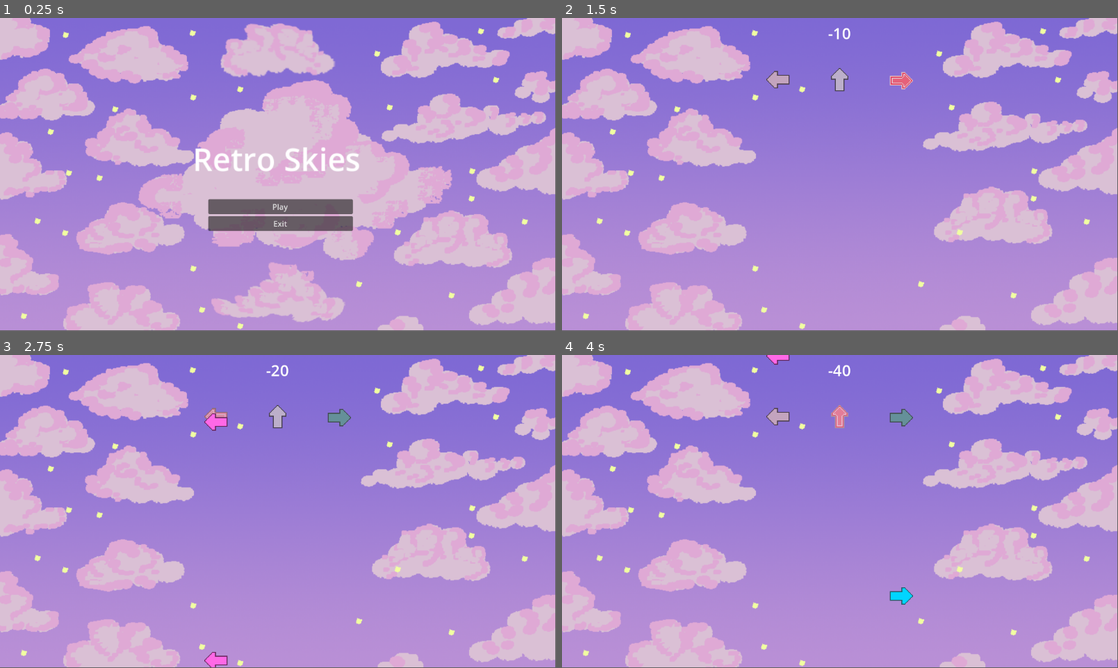
Above: before the commit, frames 1-4 (two rows, left to right).
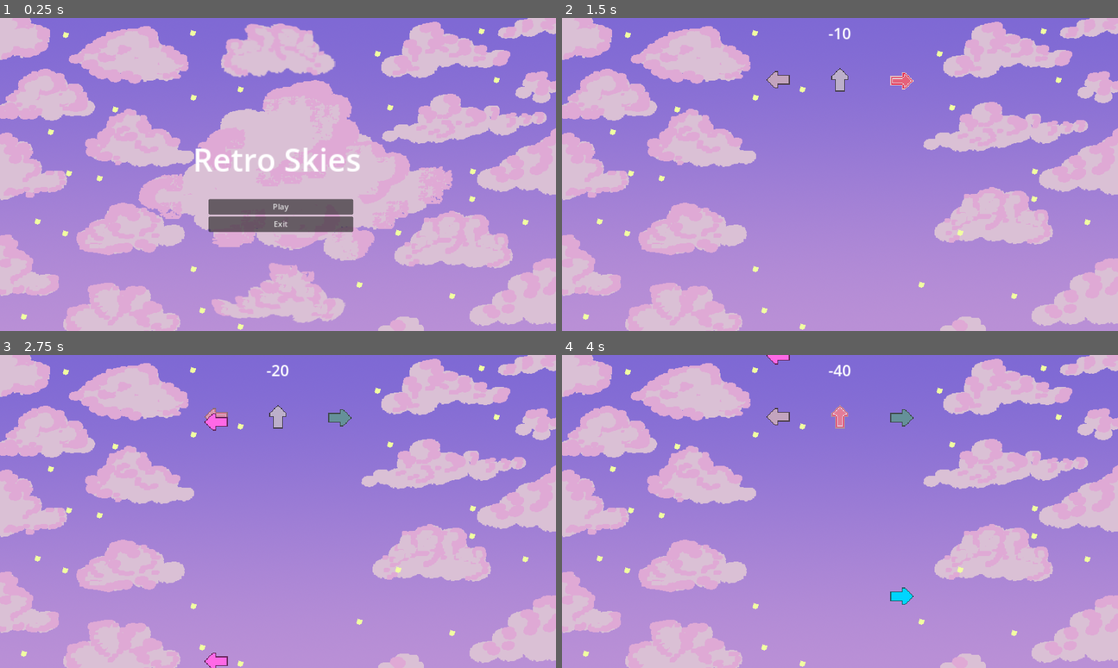
Above: after the commit, the same moments.

Repository: xKiniax/Music-Assignment-Godot
Game: Godot game, scene res://scenes/start screen.tscn
Same seed, same stepped clock (60 frames per second), same inputs: the game is played once before the commit and once after it. Sound files missing from this copy of the repository are replaced by a short silence.
Inputs:
- Up to frame 1 (0.25 s): no input
- Up to frame 2 (1.5 s): click "Play" at 0.5 s; tap Enter at 1.25 s; hold Right (ui_right) from 1.28 s (still down)
- Up to frame 3 (2.75 s): release Right (ui_right) at 2.03 s; hold Left (Left) from 2.03 s (still down)
- Up to frame 4 (4 s): release Left (Left) at 2.78 s; hold Right (ui_right) 2.78-3.53 s; hold Up (ui_up) from 3.53 s (still down)
In our replay, the window is 799x449 before the commit and 800x450 after it. These sizes can differ from the game's own. Grey fills any space a smaller window leaves; there, only what the larger window draws over its background counts as a difference.

The runs differ from the first frame. In frame 1, 2.0% of the frame differs, in the area x 0-100%, y 0-100%; in frame 2, 1.3%; in frame 3, 1.3%; in frame 4, 1.3%.

Commit message:
Beta 1.1

Diff:
--- a/music-game-project/project.godot
+++ b/music-game-project/project.godot
@@ -19,15 +19,33 @@
 
 Global="*res://scripts/Global.gd"
 
+[display]
+
+window/stretch/mode="canvas_items"
+
 [input]
 
 Left={
 "deadzone": 0.5,
 "events": [Object(InputEventKey,"resource_local_to_scene":false,"resource_name":"","device":-1,"window_id":0,"alt_press …(195 unchanged characters)…
+, Object(InputEventKey,"resource_local_to_scene":false,"resource_name":"","device":-1,"window_id":0,"alt_pressed":false,"shift_pressed":false,"ctrl_pressed":false,"meta_pressed":false,"pressed":false,"keycode":0,"physical_keycode":65,"key_label":0,"unicode":97,"location":0,"echo":false,"script":null)
 ]
 }
 pause={
 "deadzone": 0.5,
 "events": [Object(InputEventKey,"resource_local_to_scene":false,"resource_name":"","device":-1,"window_id":0,"alt_press …(195 unchanged characters)…
+, Object(InputEventKey,"resource_local_to_scene":false,"resource_name":"","device":-1,"window_id":0,"alt_pressed":false,"shift_pressed":false,"ctrl_pressed":false,"meta_pressed":false,"pressed":false,"keycode":0,"physical_keycode":4194305,"key_label":0,"unicode":0,"location":0,"echo":false,"script":null)
 ]
 }
+Right={
+"deadzone": 0.5,
+"events": [Object(InputEventKey,"resource_local_to_scene":false,"resource_name":"","device":-1,"window_id":0,"alt_pressed":false,"shift_pressed":false,"ctrl_pressed":false,"meta_pressed":false,"pressed":false,"keycode":0,"physical_keycode":68,"key_label":0,"unicode":100,"location":0,"echo":false,"script":null)
+, Object(InputEventKey,"resource_local_to_scene":false,"resource_name":"","device":-1,"window_id":0,"alt_pressed":false,"shift_pressed":false,"ctrl_pressed":false,"meta_pressed":false,"pressed":false,"keycode":0,"physical_keycode":4194321,"key_label":0,"unicode":0,"location":0,"echo":false,"script":null)
+]
+}
+Up={
+"deadzone": 0.5,
+"events": [Object(InputEventKey,"resource_local_to_scene":false,"resource_name":"","device":-1,"window_id":0,"alt_pressed":false,"shift_pressed":false,"ctrl_pressed":false,"meta_pressed":false,"pressed":false,"keycode":0,"physical_keycode":4194320,"key_label":0,"unicode":0,"location":0,"echo":false,"script":null)
+, Object(InputEventKey,"resource_local_to_scene":false,"resource_name":"","device":-1,"window_id":0,"alt_pressed":false,"shift_pressed":false,"ctrl_pressed":false,"meta_pressed":false,"pressed":false,"keycode":0,"physical_keycode":87,"key_label":0,"unicode":119,"location":0,"echo":false,"script":null)
+]
+}
--- a/music-game-project/scripts/Idle_ArrowRight.gd
+++ b/music-game-project/scripts/Idle_ArrowRight.gd
@@ -10,7 +10,7 @@
 
 	# Sensor and pressed "Good"
 	if sensor == 1:
-		if Input.is_action_just_pressed("ui_right"):
+		if Input.is_action_just_pressed("Right"):
 			animp.play("Good")
 			Global.score += 10
 			audio_player.play()
@@ -18,7 +18,7 @@
 
 	# Sensor and pressed "Bad"
 	if sensor == 0:
-		if Input.is_action_just_pressed("ui_right"):
+		if Input.is_action_just_pressed("Right"):
 			animp.play("Bad")
 			Global.score -= 10
 			audio_player_bad.play()
--- a/music-game-project/scripts/Idle_ArrowUp.gd
+++ b/music-game-project/scripts/Idle_ArrowUp.gd
@@ -10,7 +10,7 @@
 
 	# Sensor and pressed "Good"
 	if sensor == 1:
-		if Input.is_action_just_pressed("ui_up"):
+		if Input.is_action_just_pressed("Up"):
 			animp.play("Good")
 			Global.score += 10
 			audio_player.play()
@@ -18,7 +18,7 @@
 
 	# Sensor and pressed "Bad"
 	if sensor == 0:
-		if Input.is_action_just_pressed("ui_up"):
+		if Input.is_action_just_pressed("Up"):
 			animp.play("Bad")
 			Global.score -= 10
 			audio_player_bad.play()
--- a/music-game-project/scripts/Move_ArrowLeft.gd
+++ b/music-game-project/scripts/Move_ArrowLeft.gd
@@ -18,7 +18,7 @@
 	if sensor == 1:
 		# Add "Global" > new
 		if Global.sensor_AL == 1:
-			if Input.is_action_just_pressed("ui_left"):
+			if Input.is_action_just_pressed("Left"):
 				queue_free()
 
 
--- a/music-game-project/scripts/Move_ArrowRight.gd
+++ b/music-game-project/scripts/Move_ArrowRight.gd
@@ -17,7 +17,7 @@
 	if sensor == 1:
 		# Add "Global" > new
 		if Global.sensor_AR == 1:
-			if Input.is_action_just_pressed("ui_right"):
+			if Input.is_action_just_pressed("Right"):
 				queue_free()
 
 func _on_Move_ArrowRight_area_shape_entered(area_rid: RID, area: Area2D, area_shape_index: int, local_shape_index: int) -> void:
--- a/music-game-project/scripts/Move_ArrowUp.gd
+++ b/music-game-project/scripts/Move_ArrowUp.gd
@@ -17,7 +17,7 @@
 	if sensor == 1:
 		# Add "Global" > new
 		if Global.sensor_AU == 1:
-			if Input.is_action_just_pressed("ui_up"):
+			if Input.is_action_just_pressed("Up"):
 				queue_free()
 
 func _on_Move_ArrowUp_area_shape_entered(area_rid: RID, area: Area2D, area_shape_index: int, local_shape_index: int) -> void:
